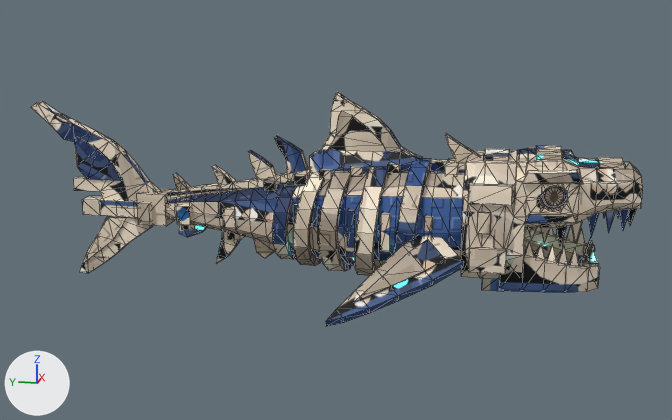
An edit to the Blender file assets/SkeletalShark/SkeletalShark.blend, drawn before and after from the same camera.
The view is the same before and after, from a camera (50 mm lens) standing at (-20.84, -4.62, 7.15) and looking at (-0.02, -0.46, 1.94). The lights are fixed; the arrows at lower left show +X, +Y and +Z. The first picture is the older version. Mesh edges are drawn as thin lines.

Script lines for the objects in view, before the commit:
```python
me_skeletalshark = bpy.data.meshes.new('SkeletalShark')
me_skeletalshark.from_pydata(...)  # 1933 vertices, 3538 faces; spans x -3.17..3.17, y -7.2..7.08, z 0.03..4.68
me_skeletalshark.materials.append(mat_m_skeletalshark)
ob_skeletalshark = bpy.data.objects.new('SkeletalShark', me_skeletalshark)
ob_skeletalshark.location = (0.0, 0.0, 0.0)
```
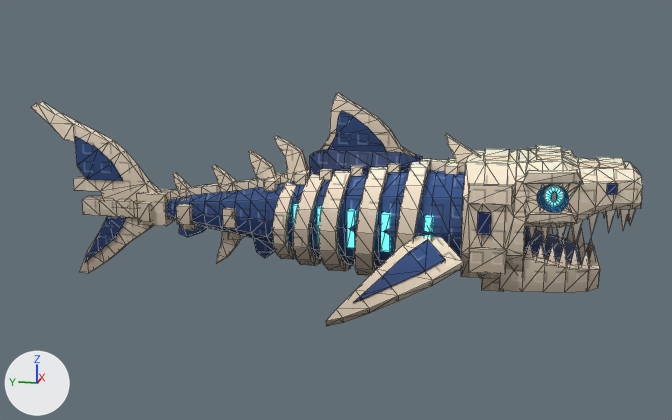
Where the change shows, as pixel boxes [x1, y1, x2, y2] in the pictures (672 x 420 px; the box of a moved part takes in the faces that stretch with it):
part 1 of me_skeletalshark, moved or reshaped: before [589, 245, 597, 262]; after [589, 246, 596, 261]
part 2 of me_skeletalshark, added (blue): after [524, 227, 581, 262]
part 3 of me_skeletalshark, moved or reshaped: before [499, 183, 636, 293]; after [499, 183, 635, 293]
part 4 of me_skeletalshark, surface changed: [31, 92, 643, 326] in both

Patch to the scene script:
```diff
--- a/assets/SkeletalShark/SkeletalShark.blend.py
+++ b/assets/SkeletalShark/SkeletalShark.blend.py
@@ me_skeletalshark @@
 # used by ob_skeletalshark; location = (0.0, 0.0, 0.0)
-me_skeletalshark.from_pydata(...)  # 1933 vertices, 3538 faces; spans x -3.17..3.17, y -7.2..7.08, z 0.03..4.68
+me_skeletalshark.from_pydata(...)  # 2037 vertices, 3742 faces; spans x -3.17..3.17, y -7.2..7.08, z 0.03..4.68
+# me_skeletalshark part 1: the loose piece of 5 vertices spanning x -0.49..-0.29, y -6.4..-6.2, z 1.15..1.51 is scaled about its middle by (1, 1, 1.17), then moved by (0.0, 0.0, -0.04)
+# me_skeletalshark part 2: a new loose piece of 20 vertices spanning x -1.02..1.02, y -6.03..-4.32, z 1.16..1.63, in mat_m_skeletalshark
+# me_skeletalshark part 3: 34 vertices moved from x -1.41..1.41, y -6.42..-4.32, z 1.17..3.02 to x -1.41..1.41, y -6.42..-4.32, z 1.17..3.04; 194 vertices removed from x -1.41..1.41, y -7.14..-4.32, z 0.9..3.02; 278 vertices added at x -1.41..1.41, y -7.14..-4.32, z 1.1..3.04
+# me_skeletalshark part 4: 3041 kept faces spanning x -3.17..3.17, y -7.2..7.08, z 0.03..4.68 get new texture (UV) coordinates
+# other edits to the shape of me_skeletalshark do not show in these pictures
 me_skeletalshark.materials.append(mat_m_skeletalshark)
```
